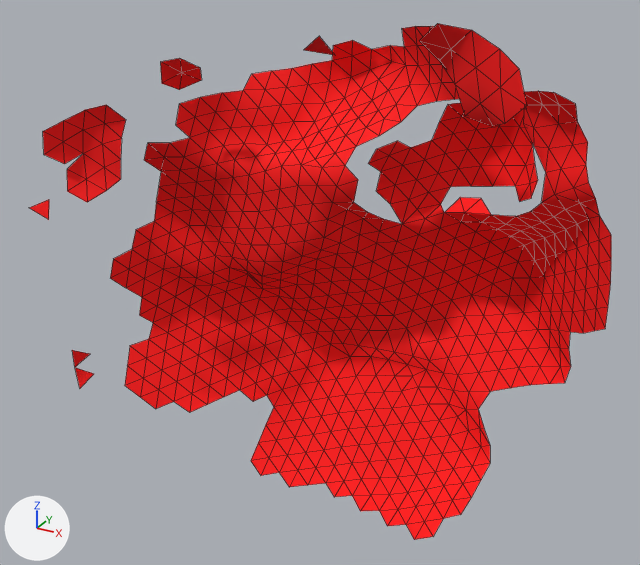
An edit to the FBX model Assets/Graph/Meshes/VEGETATION/SM_GPUI_RockBB_70.fbx, drawn before and after from the same camera.
The view is the same before and after, from a camera (50 mm lens) standing at (67.67, -0.35, -38.77) and looking at (60.06, 13.47, -45.69). The lights are fixed; the arrows at lower left show +X, +Y and +Z. Mesh edges are drawn as thin lines. Where no turn or scale is listed for an object, it has been applied to the vertices. Vertices at the same position are counted once.

Names of what the first picture shows: 'SM_GPUI_RockBB_70'.
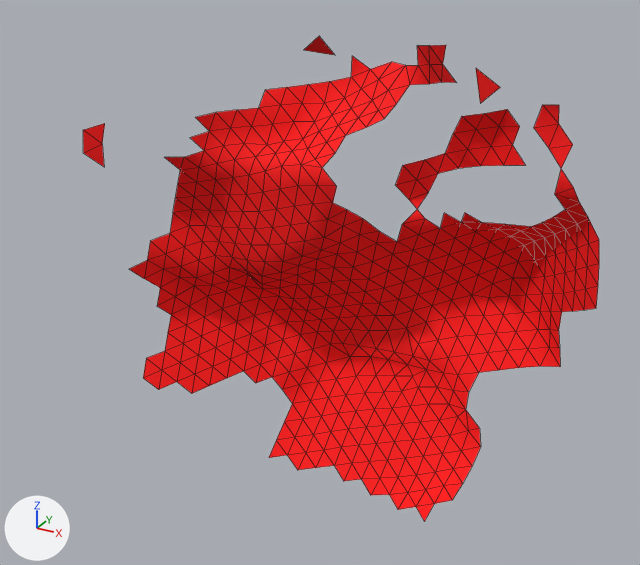
What changed in the scene script:
```text
Change me_mesh:
    used by ob_sm_gpui_rockbb_70; location = (59.99, 8.48, -45.57)
    remove me_mesh.from_pydata(...)  # 688 vertices, 1168 faces; spans x -5.02..5.26, y 1.68..8.32, z -5.6..5.29
    add me_mesh.from_pydata(...)  # 496 vertices, 829 faces; spans x -4.52..5.01, y 1.68..8.32, z -5.4..5.08
    me_mesh part 1: the loose piece of 7 vertices spanning x -3.17..-2.45, y 4.63..5.21, z 3.29..3.98 is deleted
    me_mesh part 2: the loose piece of 5 vertices spanning x -4.88..-4.58, y 3.06..3.48, z -2.83..-2.0 is deleted
    me_mesh part 3: the loose piece of 3 vertices spanning x -4.94..-4.62, y 2.6..2.99, z 1.06..1.39 is deleted
    me_mesh part 4
    165 vertices are removed from x -5.02..5.26, y 3.21..7.93, z -5.6..4.7
    314 faces are deleted
    me_mesh part 5
    12 vertices are removed from x 3.09..4.66, y 1.93..2.53, z 3.97..5.29
    16 faces are deleted
```

Changed parts and their boxes [x1, y1, x2, y2] in the pictures (640 x 565 px):
'SM_GPUI_RockBB_70', reshaped (11% narrower, 6% shorter)
    before: [30, 23, 611, 540]
    after: [83, 36, 599, 521]
part 1 of me_mesh, deleted (red)
    before: [160, 58, 202, 90]
part 2 of me_mesh, deleted
    before: [72, 350, 94, 388]
part 3 of me_mesh, deleted
    before: [30, 199, 49, 220]
part 4 of me_mesh, deleted (red)
    before: [43, 26, 611, 540]
part 5 of me_mesh, deleted (red)
    before: [419, 23, 527, 126]
